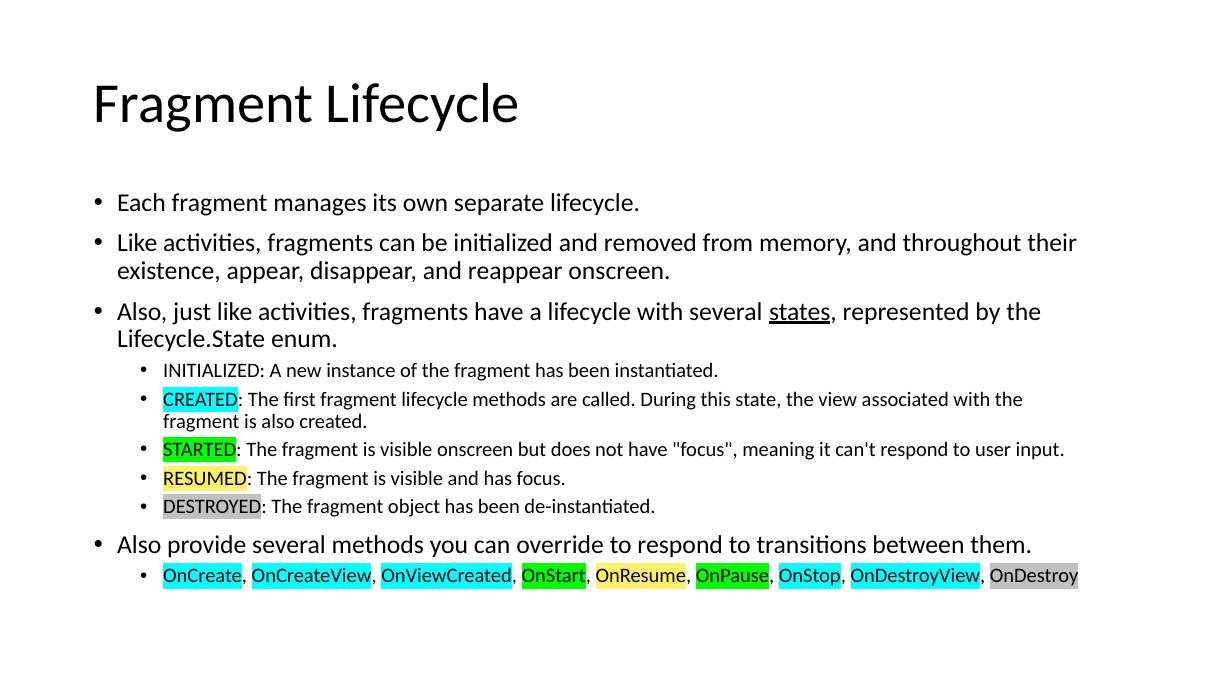
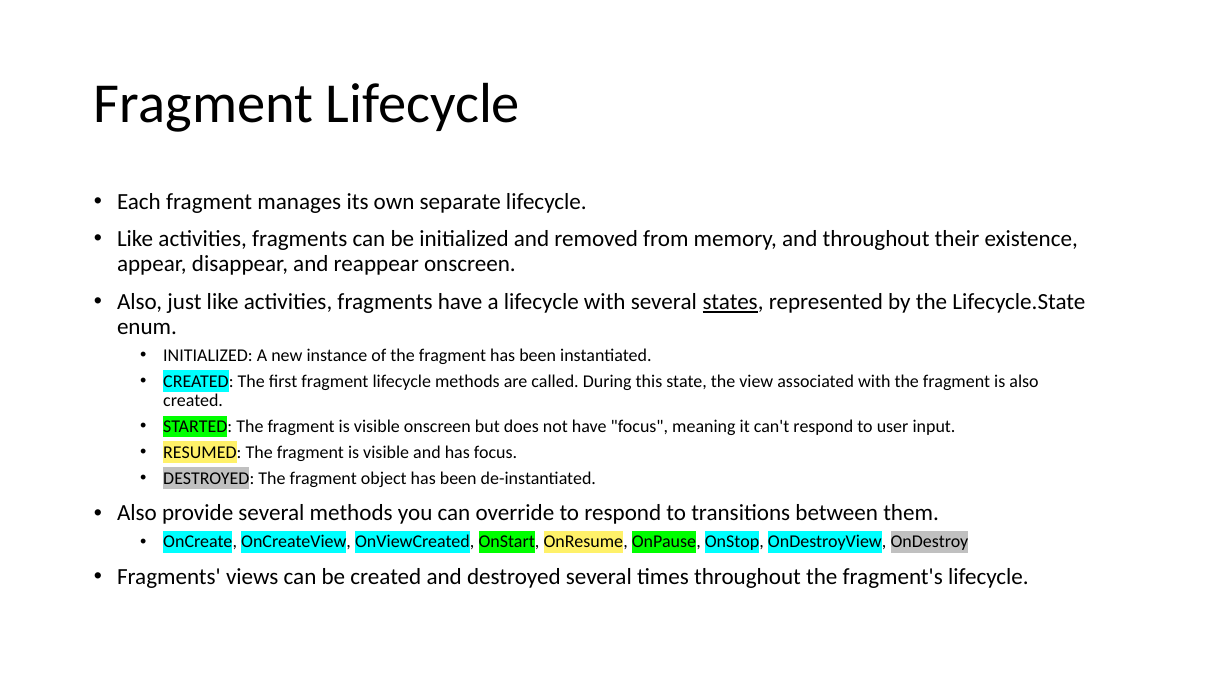
Before and after one commit to joellecorliss/Associate-Android-Developer, a slide deck: slide 24 of Android Basics in Kotlin.pptx (slide 25 before the commit). Drawn at 1232x693 pixels with LibreOffice and Linux fonts; fonts in the diff are those of the drawing. Boxes give left, top, right and bottom in pixels: in the first picture for what was removed or moved away, otherwise in the second. Text is boxed around its words. In the diff, an @@ line names an element or a change of style, - is before the commit and + after.

Commit message:
Updated slides

```diff
--- a/Android Basics in Kotlin.pptx
+++ b/Android Basics in Kotlin.pptx
@@ text at [117,193,1085,553]: size 20 to 18 pt in "Each fragment manages its own separate lifecycle.", "Like activities, fragments can be initialized and ...", "Also, just like activities, fragments have a ...", "Also provide several methods you can override ..."; size 16 to 14 pt in "INITIALIZED: A new instance of the fragment ...", "CREATED: The first fragment lifecycle methods are ...", "STARTED: The fragment is visible onscreen but ...", "RESUMED: The fragment is visible and has ..." and 2 more places @@
@@ text at [117,568,1029,588]: paragraph added @@
+• Fragments' views can be created and destroyed several times throughout the fragment's lifecycle.
```
Also in this commit, not shown: 1 slide added.
